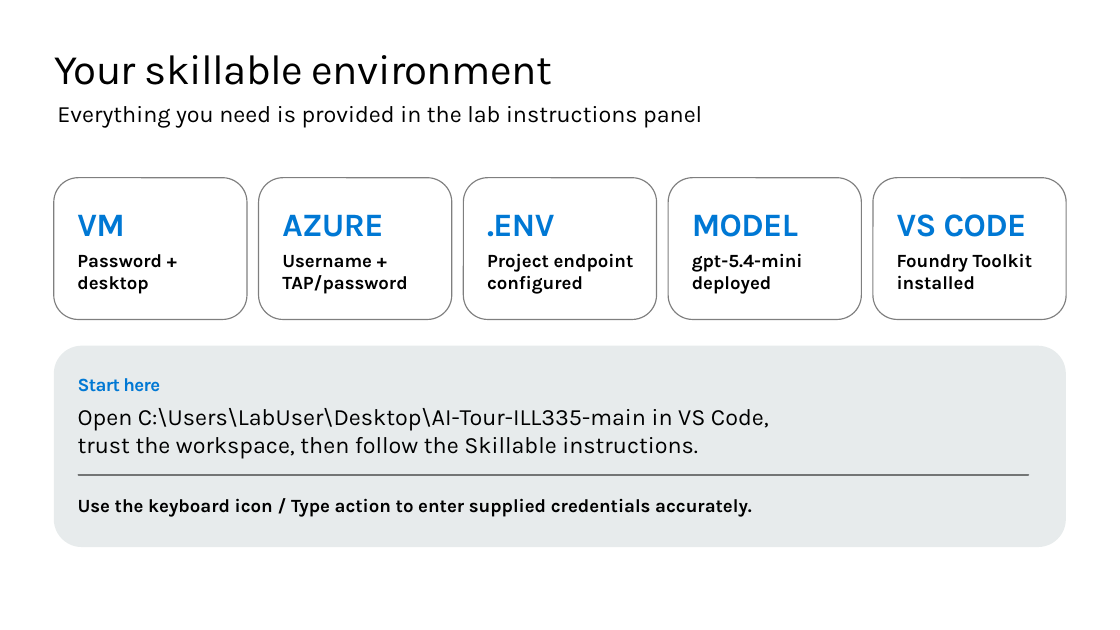
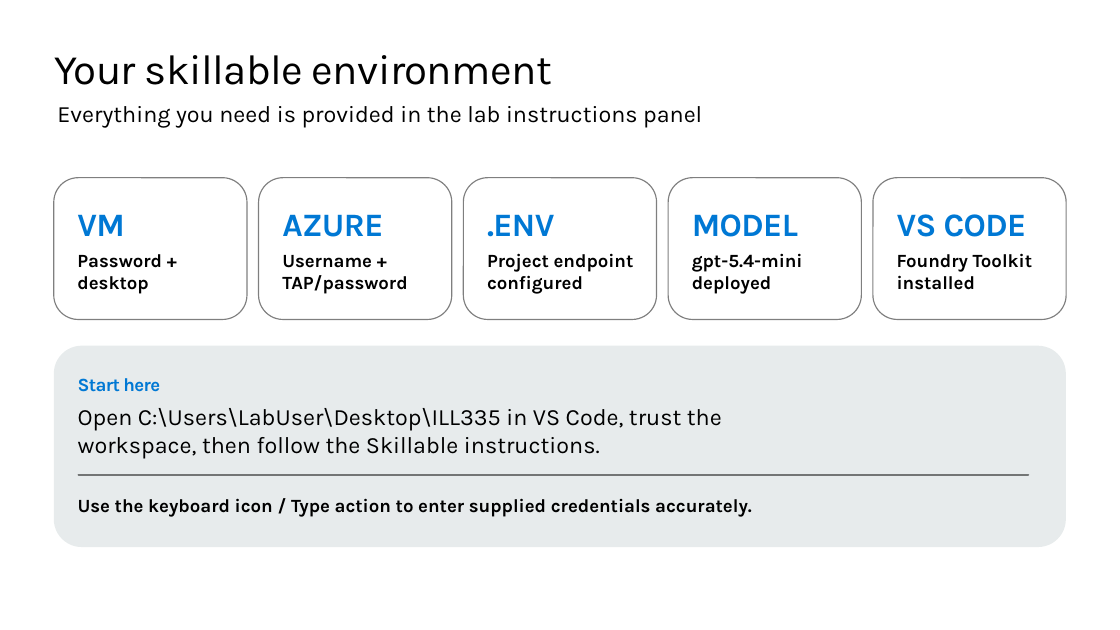
Before and after one commit to microsoft/aitour27-ILL335-building-deploying-ai-agents-with-microsoft-foundry, a slide deck: slide 7 of delivery-resources/ILL335-Attendee-Walkthrough-FY27.pptx. Drawn at 1120x630 pixels with LibreOffice and Linux fonts; fonts in the diff are those of the drawing; background and template pictures are left out. Boxes give left, top, right and bottom in pixels: in the first picture for what was removed or moved away, otherwise in the second. Text is boxed around its words. In the diff, an @@ line names an element or a change of style, - is before the commit and + after.

Commit message:
slide update

```diff
--- a/delivery-resources/ILL335-Attendee-Walkthrough-FY27.pptx
+++ b/delivery-resources/ILL335-Attendee-Walkthrough-FY27.pptx
@@ text at (78, 408, 722, 458): text changed @@
-Open C:\Users\LabUser\Desktop\AI-Tour-ILL335-main in VS Code, trust the workspace, then follow the Skillable instructions.
+Open C:\Users\LabUser\Desktop\ILL335 in VS Code, trust the workspace, then follow the Skillable instructions.
```
